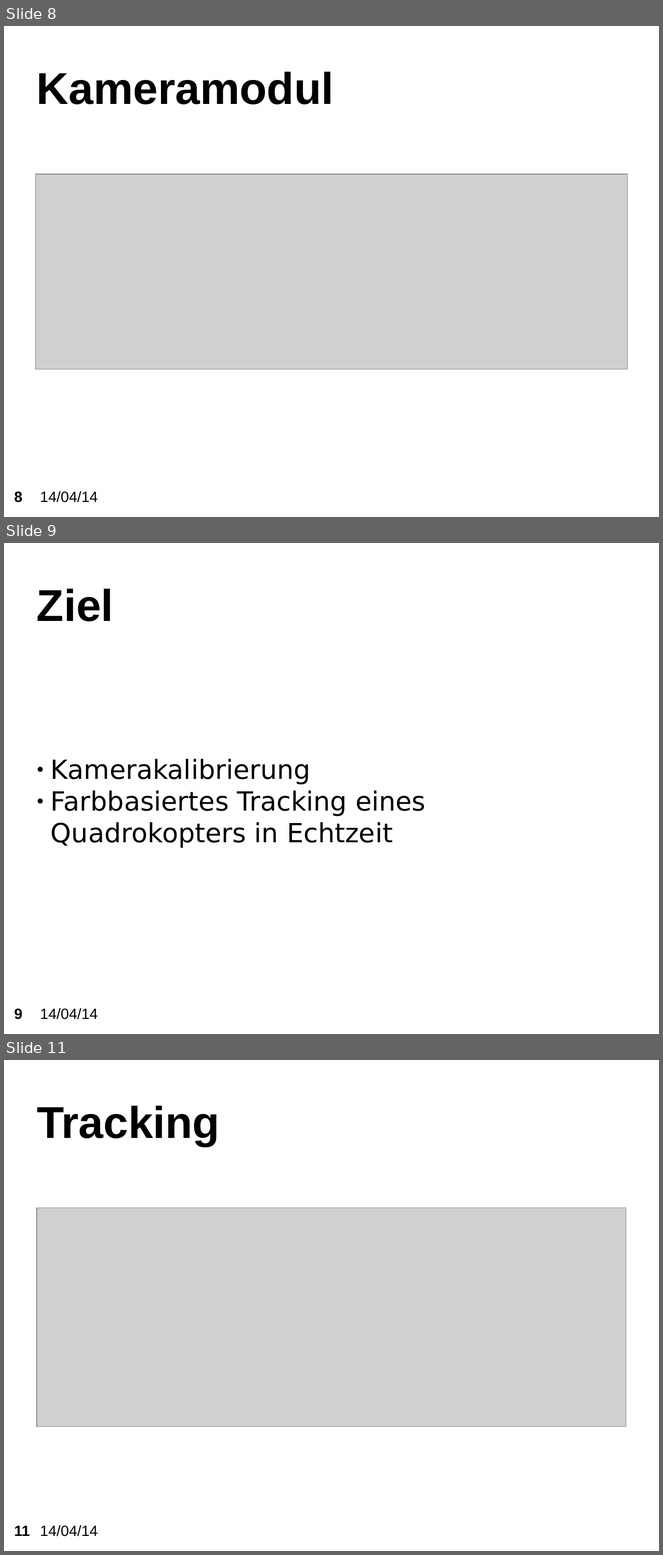
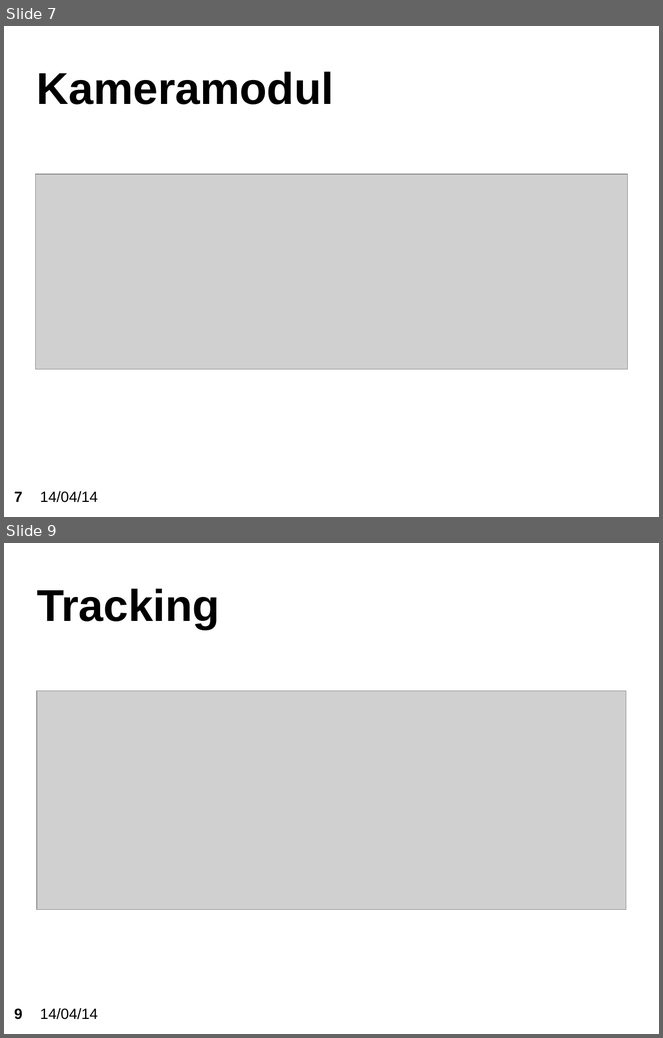
Before and after one commit to KITrokopter/Presentation, a slide deck: PresentationInTotal v0.1.odp. Shown one above the other, each under a label of ours: slides 8, 9 and 11 before the commit, slides 7 and 9 after it; the slides between them are not shown. The pictures are 663x1555 and 663x1038 pixels, drawn with LibreOffice and Linux fonts; fonts in the diff are those of the drawing; grey boxes stand for pictures; background and template pictures are left out. Boxes give left, top, right and bottom in pixels: in the first picture for what was removed or moved away, otherwise in the second. Text is boxed around its words. In the diff, an @@ line names an element or a change of style, - is before the commit and + after.

```diff
--- a/PresentationInTotal v0.1.odp
+++ b/PresentationInTotal v0.1.odp
@@ slide 9 removed at [4,543,659,1034], background picture (left out); not listed: 2 template elements that a slide beside it also shows @@
@@ title removed at [37,589,113,622] @@
-Ziel
@@ subtitle removed at [51,759,426,848] @@
-● Kamerakalibrierung
-● Farbbasiertes Tracking eines Quadrokopters in Echtzeit
@@ what was slide 8 is now slide 7 @@
@@ page number at [14,492,23,502]: text changed @@
-8
+7
@@ what was slide 11 is now slide 9 @@
@@ page number at [14,1009,23,1020]: text changed @@
-11
+9
```
Also in this commit, not shown: 7 slides changed, 1 other slide removed.
